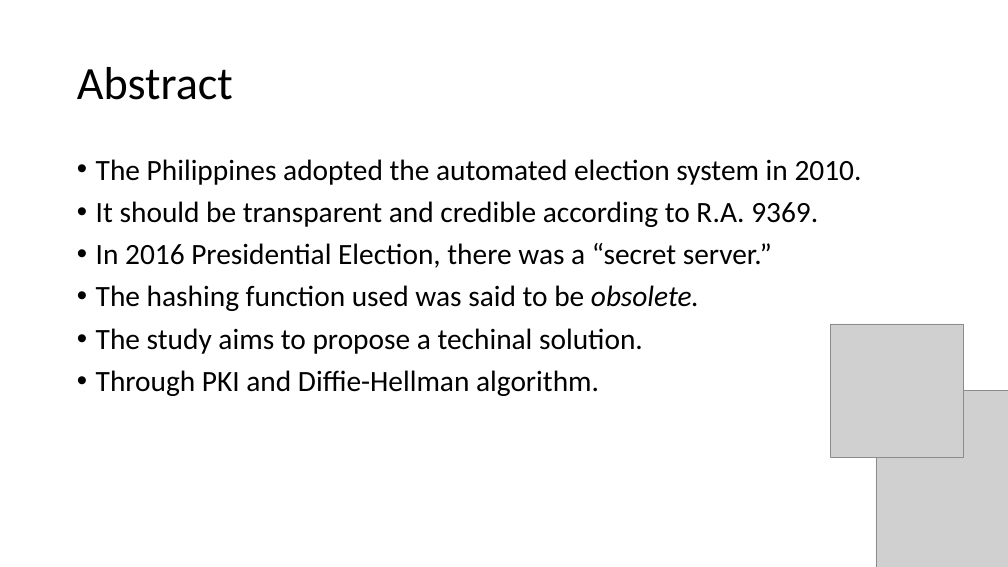
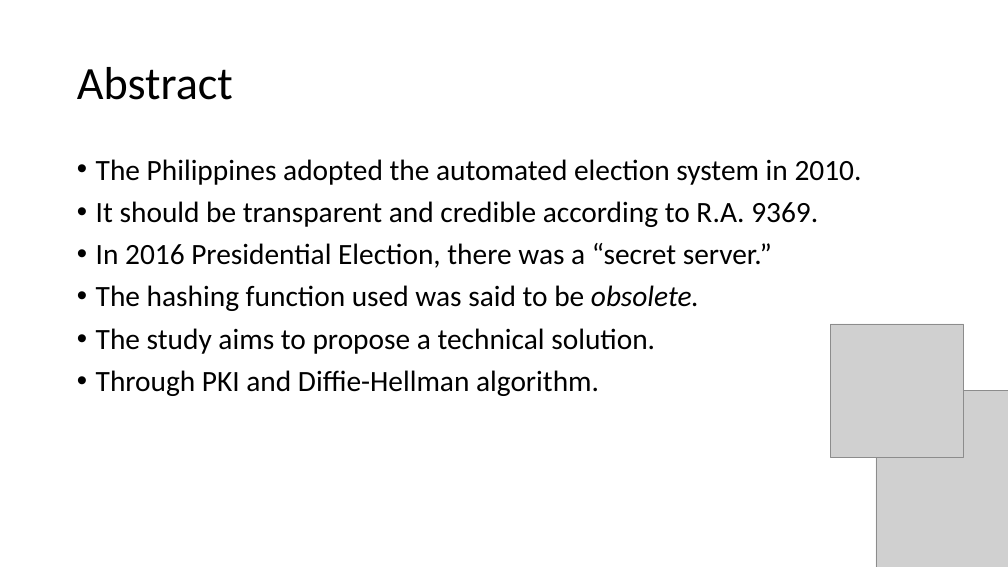
Before and after one commit to seans888/Project---Automate-Election, a slide deck: slide 2 of Documentation/Research Paper/CSPROJ Presentation.pptx. Drawn at 1008x567 pixels with LibreOffice and Linux fonts; fonts in the diff are those of the drawing; grey boxes stand for pictures. Boxes give left, top, right and bottom in pixels: in the first picture for what was removed or moved away, otherwise in the second. Text is boxed around its words. In the diff, an @@ line names an element or a change of style, - is before the commit and + after.

```diff
--- a/Documentation/Research Paper/CSPROJ Presentation.pptx
+++ b/Documentation/Research Paper/CSPROJ Presentation.pptx
@@ text at (96, 328, 655, 354): text changed @@
-• The study aims to propose a techinal solution.
+• The study aims to propose a technical solution.
```
Also in this commit, not shown: 1 other slide changed, 8 slides added, 2 other files.
